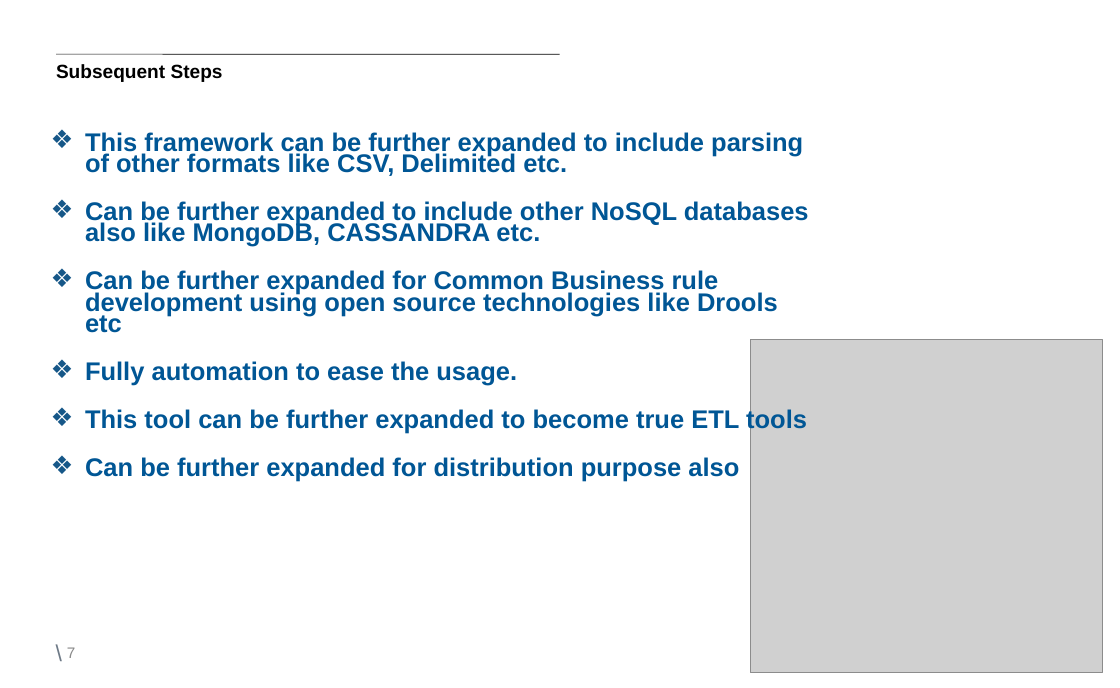
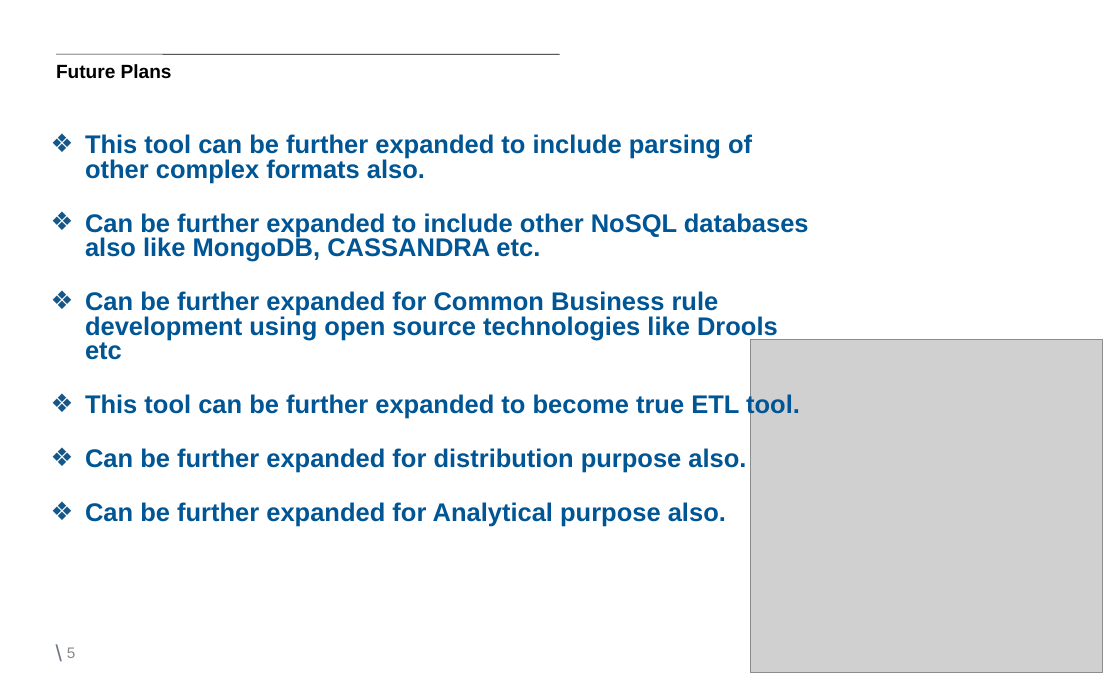
Before and after one commit to nitinsingh008/XML-Analytics, a slide deck: slide 5 of Document/XAP/Markit Technovation-XAP Final- 1.0v.ppt (slide 7 before the commit). Drawn at 1120x688 pixels with LibreOffice and Linux fonts; fonts in the diff are those of the drawing; grey boxes stand for pictures; background and template pictures are left out. Boxes give left, top, right and bottom in pixels: in the first picture for what was removed or moved away, otherwise in the second. Text is boxed around its words. In the diff, an @@ line names an element or a change of style, - is before the commit and + after.

```diff
--- a/Document/XAP/Markit Technovation-XAP Final- 1.0v.ppt
+++ b/Document/XAP/Markit Technovation-XAP Final- 1.0v.ppt
@@ title at (x1=56, y1=64, x2=172, y2=78): text changed @@
-Subsequent Steps
+Future Plans
@@ text at (x1=85, y1=134, x2=752, y2=183): text changed @@
-❖ This framework can be further expanded to include parsing of other formats like CSV, Delimited etc.
+❖ This tool can be further expanded to include parsing of other complex formats also.
@@ text at (x1=85, y1=213, x2=809, y2=360): line spacing 0.7 to 0.8 @@
@@ text at (x1=85, y1=393, x2=800, y2=527): text changed @@
-❖ Fully automation to ease the usage.
-❖ This tool can be further expanded to become true ETL tools
-❖ Can be further expanded for distribution purpose also
+❖ This tool can be further expanded to become true ETL tool.
+❖ Can be further expanded for distribution purpose also.
+❖ Can be further expanded for Analytical purpose also.
@@ page number at (x1=67, y1=647, x2=75, y2=658): text changed @@
-7
+5
```
Also in this commit, not shown: 4 other slides changed, 1 slide added, 3 slides removed, 1 other file.
